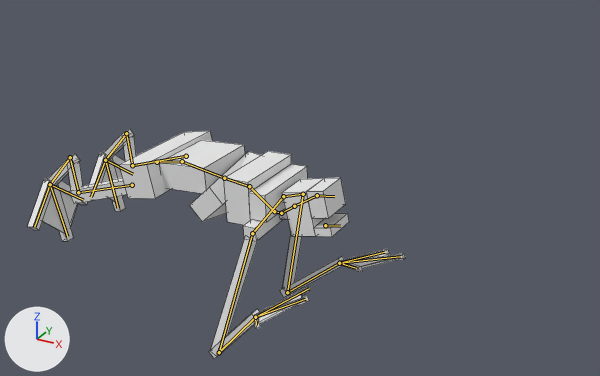
An edit to the Blender file wip/aquatichorror.blend, drawn before and after from the same camera.
The view is the same before and after, from a 50 mm lens placed at (9.76, -14.23, 7.31), pointed at (1.82, 0.22, 0.08). The lights are fixed; the arrows at lower left show +X, +Y and +Z. Both versions are drawn at frame 130 of the action 'ArmatureAction'; the numbers are the values there. The bones that bend it are drawn over the model as lines. Mesh edges are drawn as thin lines.
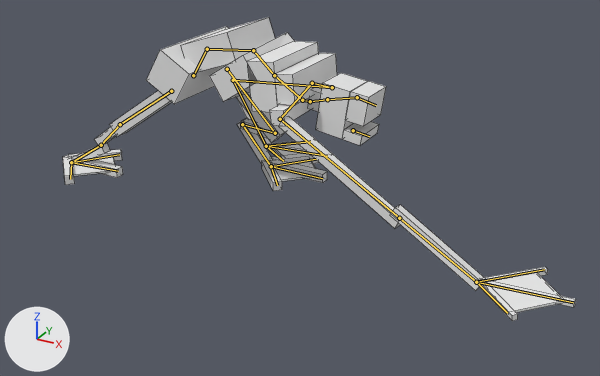
Boxes (x1, y1, x2, y2) around the edits, measured in the pictures (600 x 376 px):
'Cube.002', posed (36% wider, 32% taller)
    before: (27, 129, 405, 359)
    after: (63, 17, 576, 321)
bone 'abbome', root to tip
    before: (157, 162) to (182, 161)
    after: (193, 75) to (207, 49)
bone 'torace', root to tip
    before: (182, 161) to (224, 178)
    after: (207, 49) to (253, 50)
bone 'gobba', root to tip
    before: (224, 178) to (249, 186)
    after: (253, 50) to (274, 75)
bone 'dorso', root to tip
    before: (249, 186) to (274, 211)
    after: (274, 75) to (302, 100)
bone 'collo', root to tip
    before: (281, 213) to (294, 206)
    after: (310, 101) to (327, 99)
bone 'omerol', root to tip
    before: (303, 194) to (287, 292)
    after: (332, 87) to (233, 80)
bone 'aaval', root to tip
    before: (287, 292) to (339, 263)
    after: (233, 80) to (266, 146)
bone '2l', root to tip
    before: (339, 263) to (400, 256)
    after: (266, 146) to (327, 156)
bone '1l', root to tip
    before: (339, 263) to (384, 252)
    after: (266, 146) to (310, 141)
bone '3l', root to tip
    before: (339, 263) to (356, 268)
    after: (266, 146) to (283, 161)
bone 'omeror', root to tip
    before: (252, 233) to (219, 352)
    after: (280, 119) to (399, 218)
bone 'avaar', root to tip
    before: (219, 352) to (255, 317)
    after: (399, 218) to (476, 282)
bone '2r', root to tip
    before: (255, 317) to (305, 299)
    after: (476, 282) to (573, 302)
bone '1r', root to tip
    before: (255, 317) to (309, 288)
    after: (476, 282) to (544, 269)
bone '3r', root to tip
    before: (255, 317) to (256, 325)
    after: (476, 282) to (507, 313)
bone 'coscial', root to tip
    before: (186, 156) to (132, 165)
    after: (227, 69) to (275, 133)
bone 'stinol', root to tip
    before: (132, 165) to (126, 133)
    after: (275, 133) to (242, 124)
bone 'calll', root to tip
    before: (126, 133) to (105, 160)
    after: (242, 124) to (271, 166)
bone '5l', root to tip
    before: (105, 160) to (118, 208)
    after: (271, 166) to (322, 178)
bone '4l', root to tip
    before: (105, 160) to (133, 174)
    after: (271, 166) to (316, 159)
bone '6l', root to tip
    before: (105, 160) to (91, 197)
    after: (271, 166) to (277, 185)
bone 'coscia', root to tip
    before: (132, 185) to (78, 192)
    after: (171, 91) to (120, 124)
bone 'stinor', root to tip
    before: (78, 192) to (70, 157)
    after: (120, 124) to (101, 145)
bone 'calr', root to tip
    before: (70, 157) to (50, 184)
    after: (101, 145) to (71, 162)
bone '5r', root to tip
    before: (50, 184) to (67, 236)
    after: (71, 162) to (118, 171)
bone '6r', root to tip
    before: (50, 184) to (34, 227)
    after: (71, 162) to (70, 179)
bone '4r', root to tip
    before: (50, 184) to (83, 200)
    after: (71, 162) to (119, 154)

The edits, one by one:
Bone 'abbome' (bone_abbome) moves from (-1.18, -2.51, 0.0) to (0.0, -0.27, 0.0).
Bone 'abbome' (bone_abbome) turns from (0, 0, -78) to (0, 0, -31) degrees about its own x, y and z.
Bone 'torace' (bone_torace) turns from (0, 0, -7) to (2, 1, -40) degrees about its own x, y and z.
Bone 'gobba' (bone_gobba) turns from (79, 4, 2) to (27, 2, 0) degrees about its own x, y and z.
Bone 'dorso' (bone_dorso) turns from (9, 1, 1) to (48, 3, 6) degrees about its own x, y and z.
Bone 'collo' (bone_collo) turns from (10, 0, 0) to (-14, 0, 0) degrees about its own x, y and z.
Bone 'omerol' (bone_omerol) turns from (7, 8, 17) to (15, 2, 86) degrees about its own x, y and z.
Bone 'aaval' (bone_aaval) turns from (54, -19, 2) to (16, -17, 4) degrees about its own x, y and z.
Bone '2l' (bone_2l) turns from (-20, 3, 3) to (62, -6, -1) degrees about its own x, y and z.
Bone '1l' (bone_1l) turns from (-14, 16, 2) to (50, -43, -18) degrees about its own x, y and z.
Bone '3l' (bone_3l) turns from (-17, -12, 6) to (57, 31, 19) degrees about its own x, y and z.
Bone 'omeror' (bone_omeror) turns from (-8, 5, 16) to (-8, 5, -59) degrees about its own x, y and z.
Bone 'avaar' (bone_avaar) turns from (63, 12, -1) to (-91, 2, 9) degrees about its own x, y and z.
Bone '2r' (bone_2r) turns from (-14, -3, -1) to (33, 7, 4) degrees about its own x, y and z.
Bone '1r' (bone_1r) turns from (-12, 8, -5) to (31, -15, -4) degrees about its own x, y and z.
Bone '3r' (bone_3r) turns from (-9, -11, 2) to (21, 28, 10) degrees about its own x, y and z.
Bone 'coscial' (bone_coscial) turns from (0, 0, 0) to (67, 0, -1) degrees about its own x, y and z.
Bone 'stinol' (bone_stinol) turns from (0, 0, 0) to (35, -1, 0) degrees about its own x, y and z.
Bone 'calll' (bone_calll) turns from (0, 0, 0) to (4, 0, 1) degrees about its own x, y and z.
Bone '5l' (bone_5l) turns from (0, 0, 0) to (-6, 2, -2) degrees about its own x, y and z.
Bone '4l' (bone_4l) turns from (0, 0, 0) to (-2, 6, -2) degrees about its own x, y and z.
Bone '6l' (bone_6l) turns from (0, 0, 0) to (-5, -3, -2) degrees about its own x, y and z.
Bone 'coscia' (bone_coscia) turns from (0, 0, 0) to (-32, 1, -2) degrees about its own x, y and z.
Bone 'stinor' (bone_stinor) turns from (0, 0, 0) to (-109, -8, -4) degrees about its own x, y and z.
Bone 'calr' (bone_calr) turns from (0, 0, 0) to (137, -25, 8) degrees about its own x, y and z.
Bone '5r' (bone_5r) turns from (0, 0, 0) to (94, -2, -1) degrees about its own x, y and z.
Bone '6r' (bone_6r) turns from (0, 0, 0) to (96, 47, 52) degrees about its own x, y and z.
Bone '4r' (bone_4r) turns from (0, 0, 0) to (96, -50, -53) degrees about its own x, y and z.
